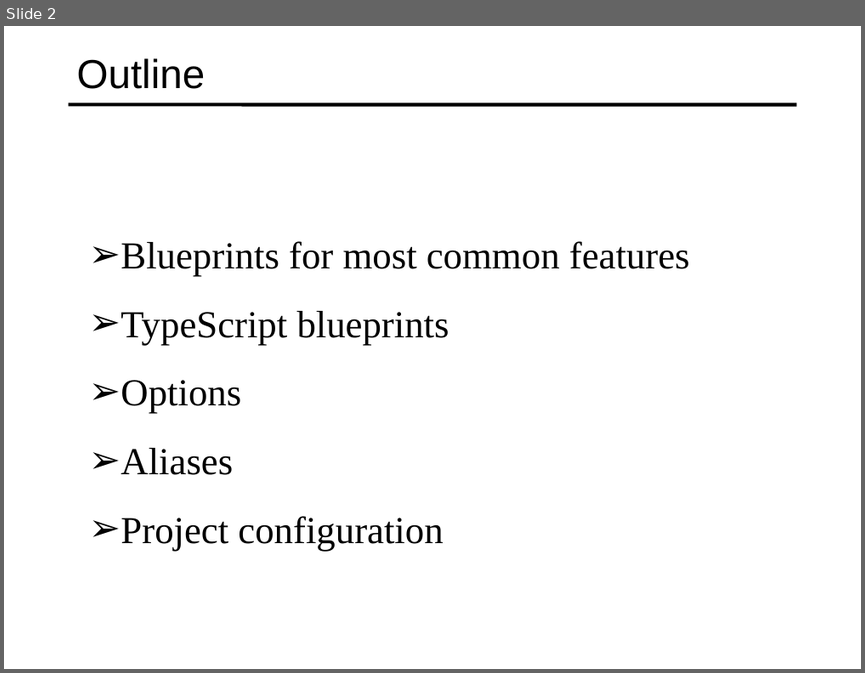
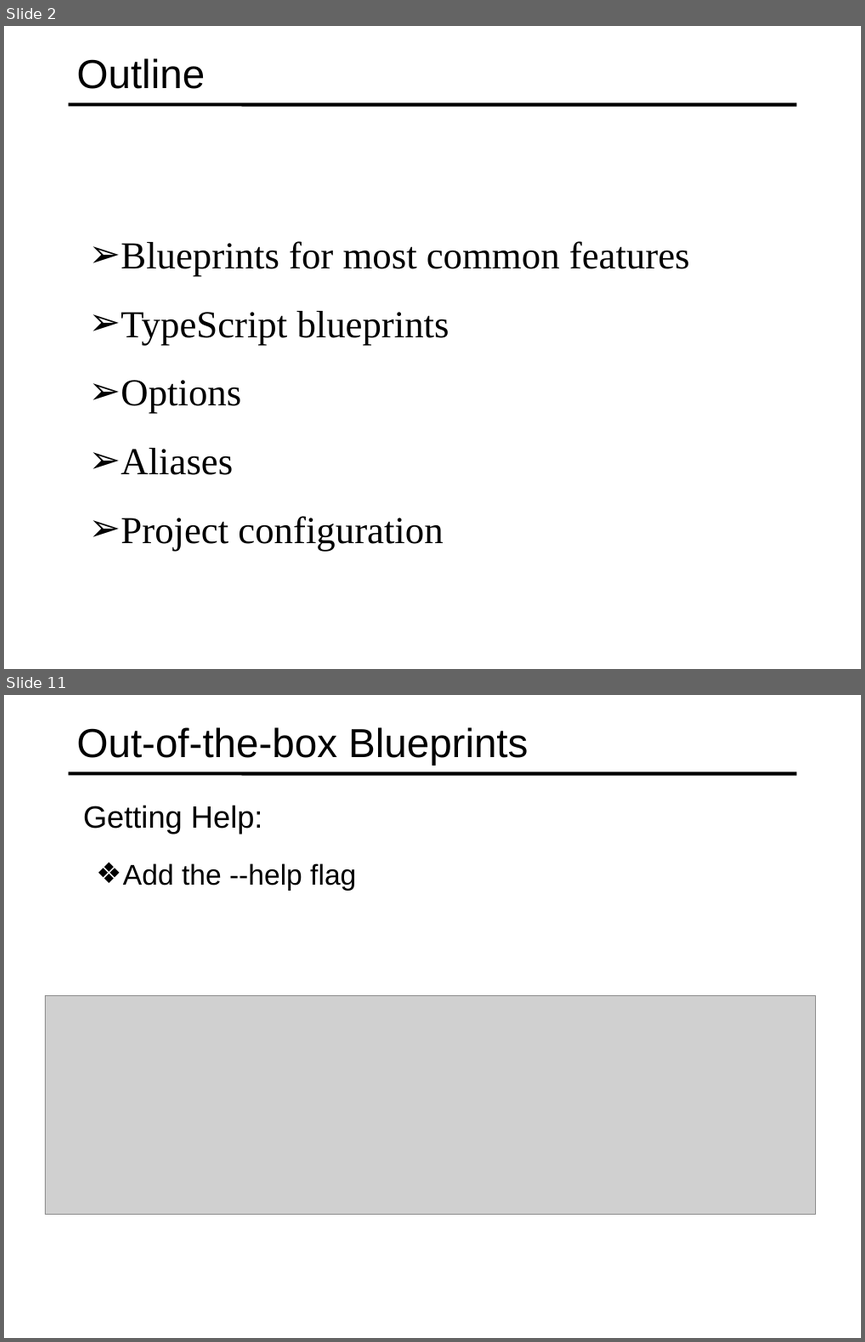
Before and after one commit to specter01wj/Jago_Link_Training, a slide deck: Angular/Angular7/Angular CLI/4.Generating Code from Blueprints/L4_Generating Code from Blueprints.ppt. Shown one above the other, each under a label of ours: slide 2 before the commit, slides 2 and 11 after it; the slides between them are not shown. The pictures are 865x673 and 865x1342 pixels, drawn with LibreOffice and Linux fonts; fonts in the diff are those of the drawing; grey boxes stand for pictures. Boxes give left, top, right and bottom in pixels: in the first picture for what was removed or moved away, otherwise in the second. Text is boxed around its words. In the diff, an @@ line names an element or a change of style, - is before the commit and + after.

```diff
--- a/Angular/Angular7/Angular CLI/4.Generating Code from Blueprints/L4_Generating Code from Blueprints.ppt
+++ b/Angular/Angular7/Angular CLI/4.Generating Code from Blueprints/L4_Generating Code from Blueprints.ppt
@@ slide 11 added at box(4, 695, 861, 1338), background #FFFFFF; not listed: 1 template element that a slide beside it also shows @@
@@ title added at box(77, 727, 528, 766), 34 pt, text #000000 @@
+Out-of-the-box Blueprints
@@ text added at box(83, 805, 263, 834), 25.9 pt, text #000000 @@
+  Getting Help:
@@ text added at box(123, 863, 356, 891), 24 pt, text #000000 @@
+  ❖ Add the --help flag
@@ picture added at box(45, 996, 816, 1214) @@
```
Also in this commit, not shown: 1 slide changed, 8 other slides added, 9 slides removed.
